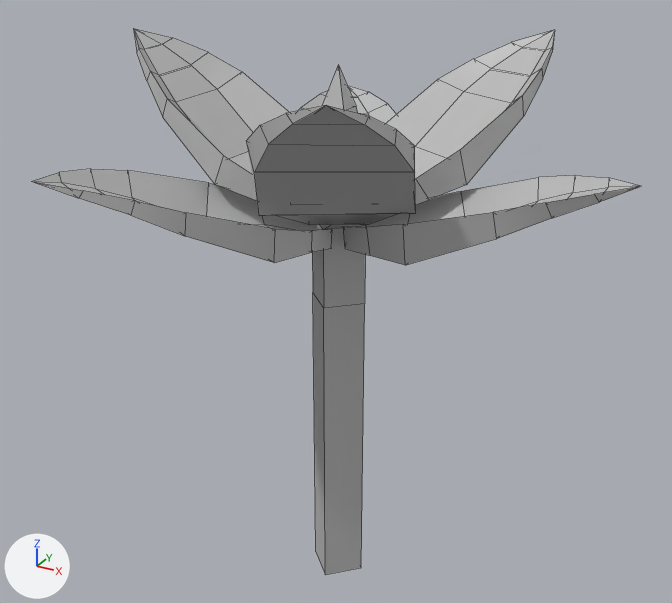
An edit to the FBX model Fortrest/Assets/Artists/3D ASSets/Marsh/SM_WildFlower_Var1.fbx, drawn before and after from the same camera.
Rendered twice from a camera (50 mm lens) standing at (0.0795, -0.1477, 0.1246) and looking at (-0.0025, 0.0013, 0.0501). Every picture has the same lights, and +X, +Y and +Z are marked at lower left. Mesh edges are drawn as thin lines. Where no turn or scale is listed for an object, it has been applied to the vertices.

The first picture shows 'SM_WildFlower_Var1'.
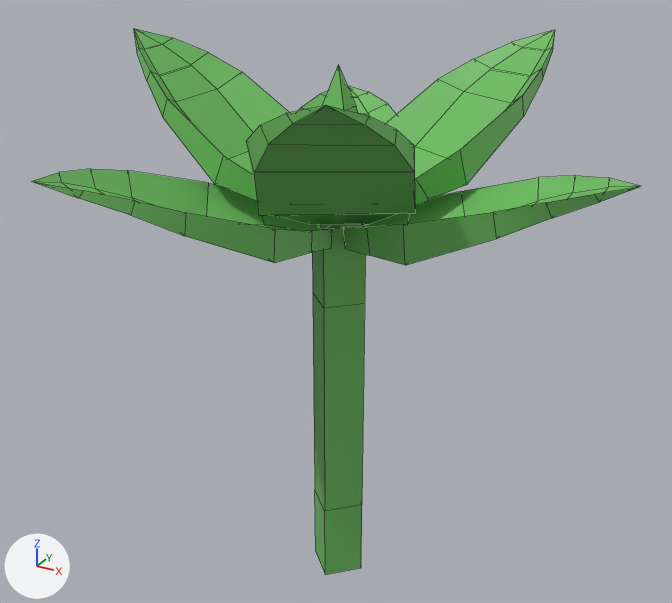
Patch to the scene script:
```diff
--- a/Fortrest/Assets/Artists/3D ASSets/Marsh/SM_WildFlower_Var1.fbx.py
+++ b/Fortrest/Assets/Artists/3D ASSets/Marsh/SM_WildFlower_Var1.fbx.py
@@ mat_placeholdermat1 @@
+mat_placeholdermat1 = principled_material('PlaceholderMat1')
+mat_placeholdermat1.base_color = (0.156, 0.504, 0.119)  # green #6ebc61
+mat_placeholdermat1.roughness = 0.553
@@ me_mesh @@
 # used by ob_sm_wildflower_var1; location = (0.0023, 0.0, 0.0)
-me_mesh.from_pydata(...)  # 243 vertices, 262 faces; spans x -0.0516..0.0516, y -0.0466..0.0483, z -0.0118..0.0997
+me_mesh.from_pydata(...)  # 247 vertices, 266 faces; spans x -0.0516..0.0516, y -0.0466..0.0483, z -0.0118..0.0997
+# me_mesh part 1
+# 4 faces are deleted
+# 4 vertices are added at (-0.0032, 0.0053, 0.0051), (0.0026, -0.0005, 0.0051), (-0.0032, -0.0063, 0.0051), (-0.009, -0.0005, 0.0051)
+# 8 new faces join them
+# me_mesh part 2: 258 faces spanning x -0.0516..0.0516, y -0.0466..0.0483, z 0.0519..0.0997 switch from mat_lambert1 (grey #bcbcbc) to mat_placeholdermat1 (green #6ebc61)
```

Where the change shows, as pixel boxes [x1, y1, x2, y2] in the pictures (672 x 603 px):
part 1 of me_mesh, built on
    both: [313, 293, 365, 575]
part 2 of me_mesh, recoloured (grey to green)
    both: [31, 28, 642, 308]
